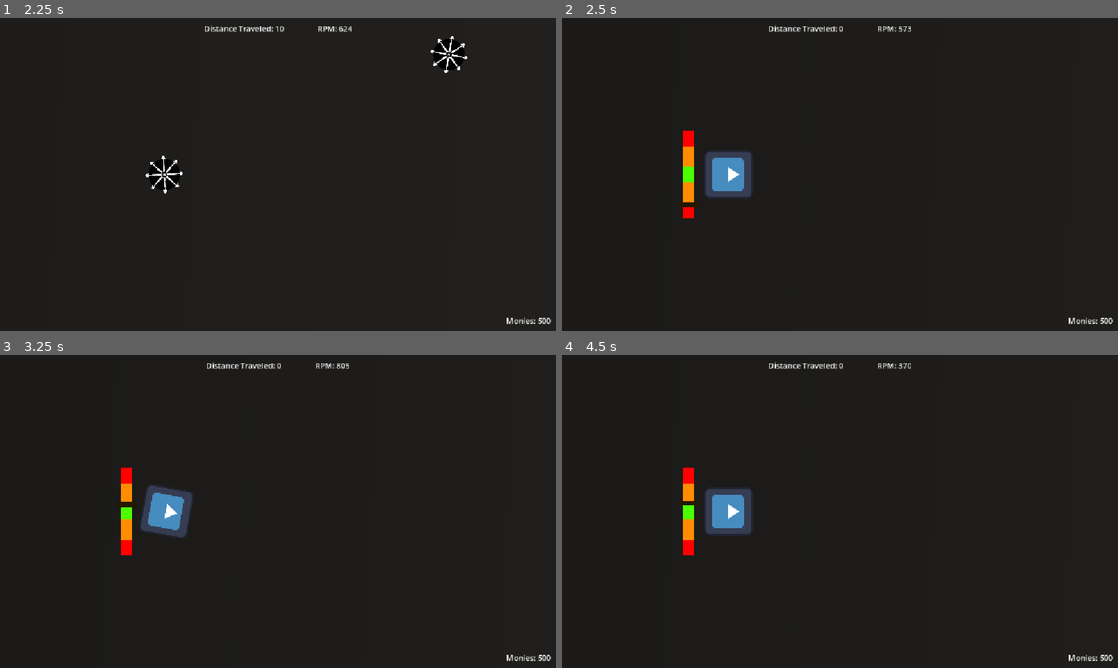
Above: before the commit, frames 1-4 (two rows, left to right).
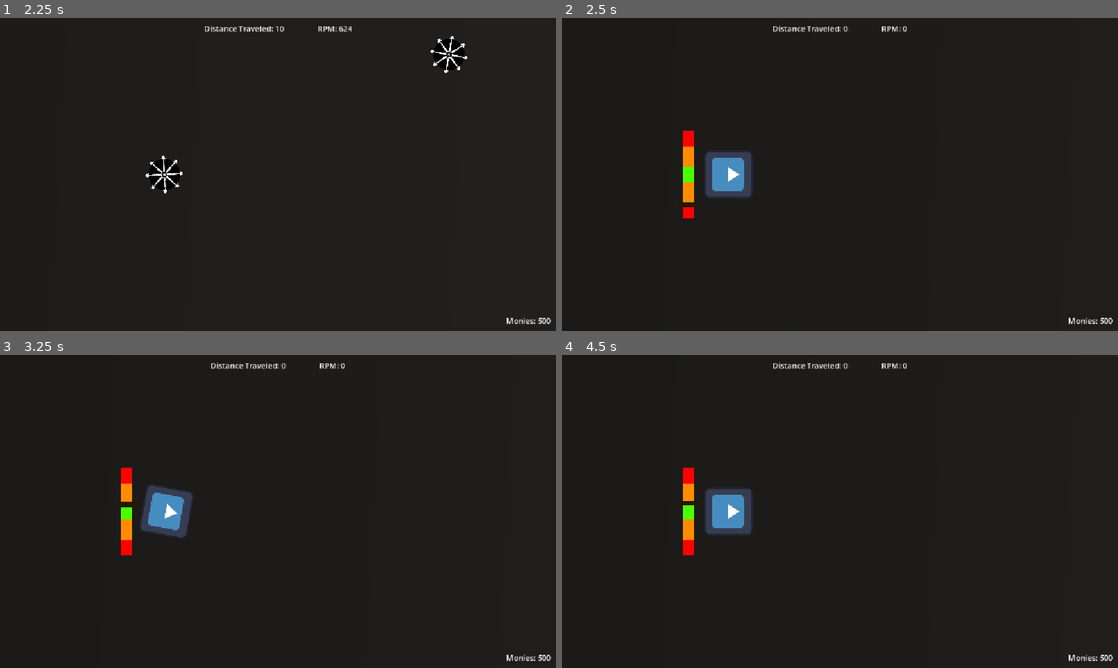
Above: after the commit, the same moments.

Repository: ryder-james/AVerySeriousGameJam
Game: Godot game, scene res://ui/main_menu.tscn
Two runs of this game, one before a commit and one after it. Both use one fixed random seed, a clock stepped at 60 frames per second and the inputs below. The engine's default icon, where the game draws it, is replaced by a stand-in: a white triangle on a blue panel in a dark square.
Inputs:
- Up to frame 1 (2.25 s): click "Start" at 0.5 s; tap Enter at 1.25 s; tap Space (launch) at 1.35 s; tap A (ccw) at 2.1 s
- Up to frame 2 (2.5 s): tap Space (launch) at 2.3 s
- Up to frame 3 (3.25 s): tap Space (launch) at 2.75, 3.05 s; hold D (cw) from 2.78 s (still down)
- Up to frame 4 (4.5 s): release D (cw) at 3.53 s; tap Space (launch) at 3.6, 4.35 s

Frame 1 is identical in both runs. In frame 2, 0.2% of the frame differs, in the area x 37-63%, y 2-5%; in frame 3, 0.3%; in frame 4, 0.2%.

Commit message:
Clean RPM reporting
preparing for clash precalculation

Diff:
--- a/beyblade/beyblade.gd
+++ b/beyblade/beyblade.gd
@@ -8,6 +8,7 @@
 
 var _targets: Array[Node2D] = []
 
+@onready var rpm_agent: RPMAgent = %RPMAgent
 @onready var _gravity: Area2D = %Gravity
 @onready var _clash_ray: RayCast2D = %ClashRay
 @onready var _steering: SteeringController = %Steering
@@ -21,14 +22,16 @@
 				apply_central_impulse((Vector2.RIGHT * speed).rotated(launch_angle))
 				process_mode = Node.PROCESS_MODE_INHERIT
 	)
+	Game.player = self
 	_gravity.body_entered.connect(_on_gravity_entered)
 	_gravity.body_exited.connect(_on_gravity_exited)
 	body_entered.connect(_on_hit)
 
-func _process(delta):
+
+func _process(_delta: float) -> void:
 	if roundi(global_position.x / 100) > Game.player_distance:
 		Game.player_distance = roundi(global_position.x / 100)
-	Game.rpm = roundi(angular_velocity/TAU * 60)
+
 
 func _physics_process(_delta: float) -> void:
 	if _targets.is_empty():
@@ -50,7 +53,7 @@
 		if hit_body.is_in_group(&"Enemy"):
 			_clash_ray.enabled = false
 			get_tree().create_timer(0.75).timeout.connect(func(): _clash_ray.enabled = true)
-			Game.clash()
+			Game.clash(rpm_agent, hit_body.rpm_agent)
 
 
 func _integrate_forces(_state: PhysicsDirectBodyState2D) -> void:
@@ -84,11 +87,6 @@
 		_strike_enemy(body as PhysicsBody2D)
 
 
-func _on_clash_zone_body_entered(body: Node) -> void:
-	if body.is_in_group(&"Enemy"):
-		Game.clash()
-
-
 func _strike_enemy(enemy: Node) -> void:
 	enemy.angular_damp = 4.0
 	enemy.angular_damp_mode = DAMP_MODE_REPLACE
--- a/beyblade/beyblade.tscn
+++ b/beyblade/beyblade.tscn
@@ -3,6 +3,7 @@
 [ext_resource type="Script" uid="uid://dvgou34t5mt21" path="res://beyblade/beyblade.gd" id="1_e03yv"]
 [ext_resource type="Texture2D" uid="uid://dot4edvib1brr" path="res://beyblade/skins/beyblade.png" id="2_qg5uo"]
 [ext_resource type="PackedScene" uid="uid://cx3i400ddurxv" path="res://beyblade/steering.tscn" id="3_0vtsf"]
+[ext_resource type="Script" uid="uid://dbu3n8xx0l4ha" path="res://beyblade/rpm_agent.gd" id="4_83moc"]
 
 [sub_resource type="PhysicsMaterial" id="PhysicsMaterial_gqbix"]
 friction = 0.0
@@ -27,6 +28,8 @@
 angular_damp_mode = 1
 angular_damp = 1.0
 script = ExtResource("1_e03yv")
+max_speed = null
+max_launch_power = null
 gravity_force = 100.0
 clash_detection_distance = 100.0
 
@@ -59,3 +62,8 @@
 [node name="Steering" parent="." unique_id=1738278659 instance=ExtResource("3_0vtsf")]
 unique_name_in_owner = true
 attraction_strength_curve = SubResource("Curve_orwns")
+
+[node name="RPMAgent" type="Node2D" parent="." unique_id=483375949 node_paths=PackedStringArray("parent_rb")]
+unique_name_in_owner = true
+script = ExtResource("4_83moc")
+parent_rb = NodePath("..")
--- /dev/null
+++ b/beyblade/rpm_agent.gd
@@ -0,0 +1,16 @@
+class_name RPMAgent
+extends Node2D
+
+
+@export var parent_rb: RigidBody2D = null
+
+
+var rpm: float:
+	get = get_rpm
+
+
+func get_rpm() -> float:
+	if not parent_rb:
+		return 0.0
+
+	return floorf(parent_rb.angular_velocity / TAU * 60 * 100) * 0.01
--- a/enemies/enemy.gd
+++ b/enemies/enemy.gd
@@ -6,6 +6,7 @@
 
 var _targets := []
 
+@onready var rpm_agent: RPMAgent = %RPMAgent
 @onready var _gravity: Area2D = %Gravity
 @onready var _steering: SteeringController = %Steering
 
--- a/enemies/enemy.tscn
+++ b/enemies/enemy.tscn
@@ -3,6 +3,7 @@
 [ext_resource type="Script" uid="uid://co2jq7dwmmeci" path="res://enemies/enemy.gd" id="1_4gyqm"]
 [ext_resource type="Texture2D" uid="uid://dot4edvib1brr" path="res://beyblade/skins/beyblade.png" id="2_67e6m"]
 [ext_resource type="PackedScene" uid="uid://cx3i400ddurxv" path="res://beyblade/steering.tscn" id="3_orwns"]
+[ext_resource type="Script" uid="uid://dbu3n8xx0l4ha" path="res://beyblade/rpm_agent.gd" id="4_a6vjd"]
 
 [sub_resource type="PhysicsMaterial" id="PhysicsMaterial_gqbix"]
 friction = 0.0
@@ -43,3 +44,8 @@
 [node name="Steering" parent="." unique_id=1738278659 instance=ExtResource("3_orwns")]
 unique_name_in_owner = true
 attraction_strength_curve = SubResource("Curve_orwns")
+
+[node name="RPMAgent" type="Node2D" parent="." unique_id=1248053193 node_paths=PackedStringArray("parent_rb")]
+unique_name_in_owner = true
+script = ExtResource("4_a6vjd")
+parent_rb = NodePath("..")
--- a/game.gd
+++ b/game.gd
@@ -1,9 +1,22 @@
 extends Node
+
+
+enum ClashResult {
+	UNCALCULATED,
+	PLAYER_LOSS,
+	PLAYER_VICTORY,
+	PLAYER_SUPER_VICTORY,
+}
+
+const Beyblade = preload("uid://dvgou34t5mt21")
+
+@warning_ignore("unused_signal")
+signal launch(power: float, angle: float)
+
 var monies : int = 500
 var player_distance : int = 0
-var rpm : int = 0
-
-signal launch(power: float, angle: float)
+var player: Beyblade = null
+var clash_result := ClashResult.UNCALCULATED
 
 
 func reset_game() -> void:
@@ -16,16 +29,37 @@
 func goto_game():
 	get_tree().change_scene_to_file("res://map.tscn")
 
-func clash() -> void:
+func clash(player_rpm: RPMAgent, enemy_rpm: RPMAgent) -> void:
 	var cam := get_tree().root.get_camera_2d()
 	var def_zoom := cam.zoom
 	var tween := create_tween()
 	tween.tween_property(cam, "zoom", Vector2.ONE, 0.1)
-	tween.set_ignore_time_scale(true)
 	tween.set_pause_mode(Tween.TWEEN_PAUSE_PROCESS)
 	get_tree().paused = true
 	get_tree().create_timer(0.4, true).timeout.connect(
 			_unclash.bind(cam, def_zoom))
+	clash_result = calculate_clash_results(player_rpm, enemy_rpm)
+
+
+func calculate_clash_results(player_rpm: RPMAgent, enemy_rpm: RPMAgent) -> ClashResult:
+	var victory_chance: float = player_rpm.rpm / enemy_rpm.rpm
+	if victory_chance >= 2:
+		return ClashResult.PLAYER_SUPER_VICTORY
+	elif victory_chance >= 1:
+		return ClashResult.PLAYER_VICTORY
+	else:
+		var victory_roll: float = randf()
+		if victory_roll <= victory_chance:
+			return ClashResult.PLAYER_VICTORY
+	return ClashResult.PLAYER_LOSS
+
+
+func consume_clash_result(player_rpm: RPMAgent, enemy_rpm: RPMAgent) -> ClashResult:
+	if clash_result == ClashResult.UNCALCULATED:
+		return calculate_clash_results(player_rpm, enemy_rpm)
+	var result: ClashResult = clash_result
+	clash_result = ClashResult.UNCALCULATED
+	return result
 
 
 func _unclash(camera: Camera2D, default_zoom: Vector2) -> void:
--- a/ui/overlay_ui.gd
+++ b/ui/overlay_ui.gd
@@ -1,9 +1,13 @@
 extends Control
 
-func _process(delta):
-	var distance_text := "Distance Traveled: " + str(Game.player_distance)
+
+func _process(_delta: float) -> void:
+	if not Game.player:
+		return
+
+	var distance_text := "Distance Traveled: %s" % Game.player_distance
 	%Distance_Meter.text = distance_text
-	var rpm_text := "RPM: " + str(Game.rpm)
+	var rpm_text := "RPM: %s" % roundi(Game.player.rpm_agent.rpm)
 	%RPM_Meter.text = rpm_text
-	var monies_text := "Monies: " + str(Game.monies)
+	var monies_text := "Monies: %s" % Game.monies
 	%Monies.text = monies_text
Not shown, added: beyblade/rpm_agent.gd.uid
